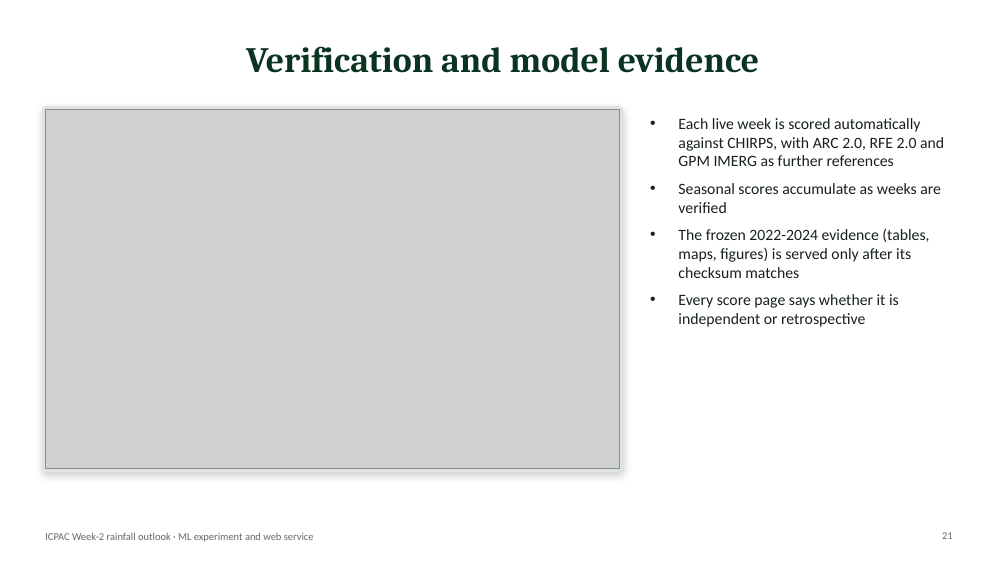
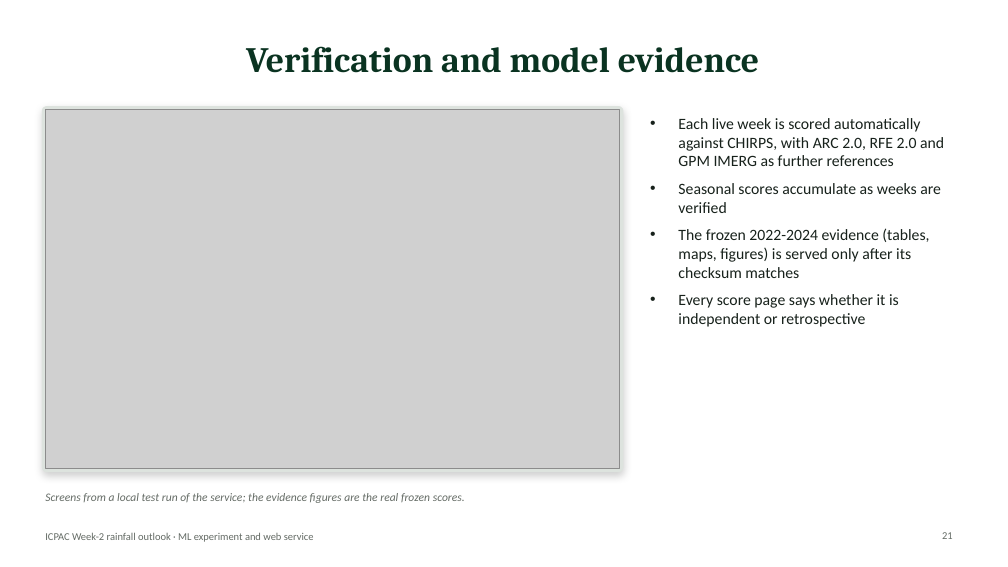
Before and after one commit to Joe254h/ICPAC_ML_AI_PRODUCT, a slide deck: slide 21 of docs/presentation/ICPAC_Week2_ML_Project.pptx. Drawn at 1008x567 pixels with LibreOffice and Linux fonts; fonts in the diff are those of the drawing; grey boxes stand for pictures. Boxes give left, top, right and bottom in pixels: in the first picture for what was removed or moved away, otherwise in the second. Text is boxed around its words. In the diff, an @@ line names an element or a change of style, - is before the commit and + after.

```diff
--- a/docs/presentation/ICPAC_Week2_ML_Project.pptx
+++ b/docs/presentation/ICPAC_Week2_ML_Project.pptx
@@ text added at [45,493,465,503], 11 pt, text #646B65, italic @@
+Screens from a local test run of the service; the evidence figures are the real frozen scores.
```
Also in this commit, not shown: 7 other slides changed, 4 other files.
